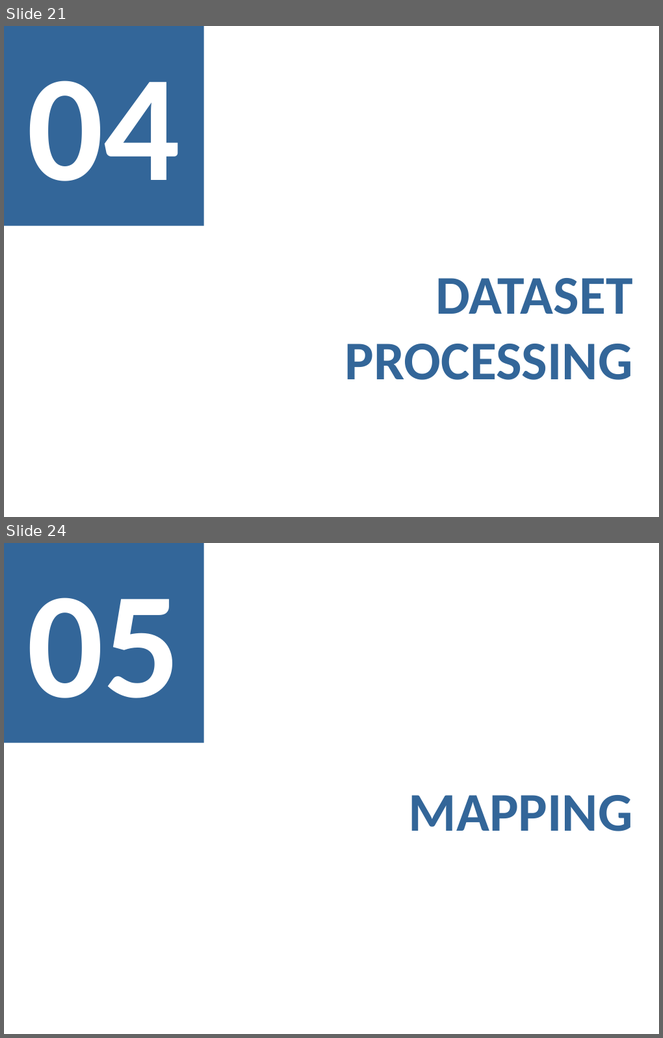
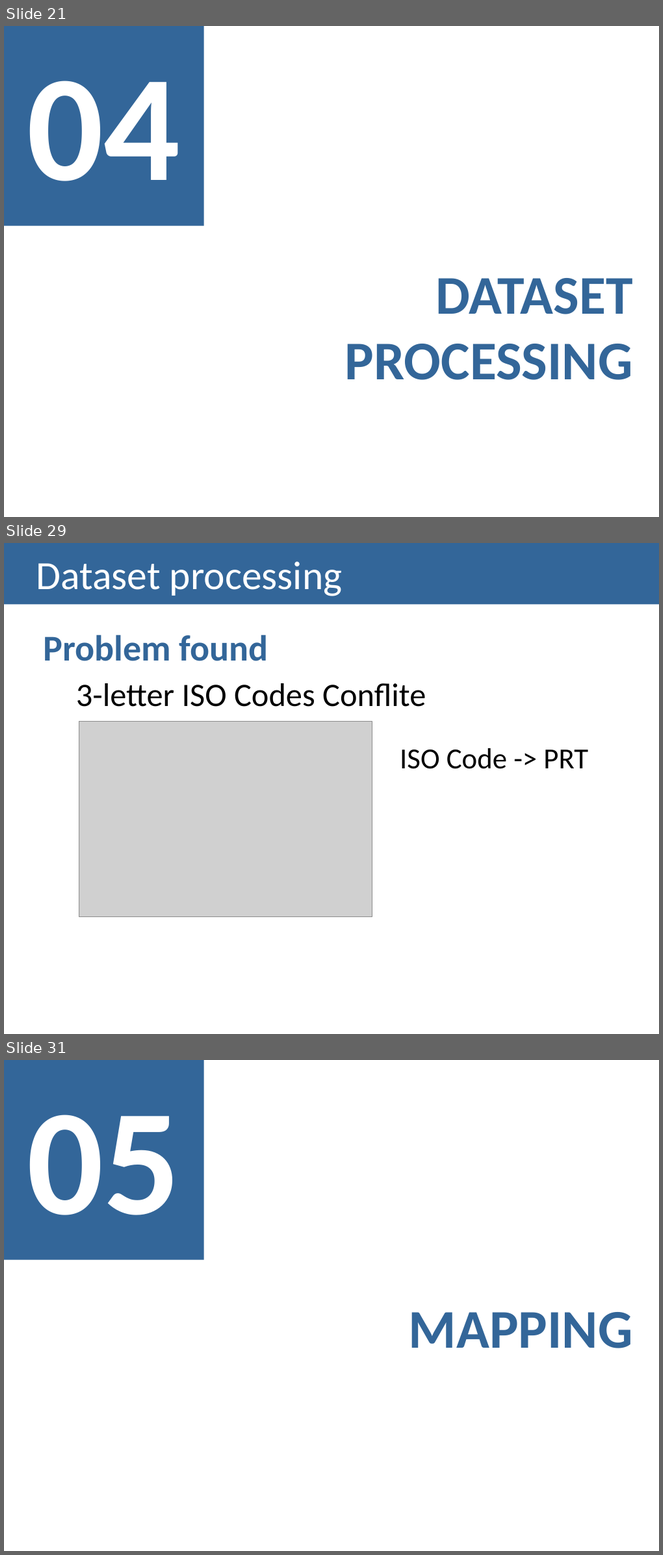
Before and after one commit to carboned4/V_I_2015_1, a slide deck: checkpoint2/G01A - Checkpoint2 Presentation.pptx. Shown one above the other, each under a label of ours: slides 21 and 24 before the commit, slides 21, 29 and 31 after it; the slides between them are not shown. The pictures are 663x1038 and 663x1555 pixels, drawn with LibreOffice and Linux fonts; fonts in the diff are those of the drawing; grey boxes stand for pictures. Boxes give left, top, right and bottom in pixels: in the first picture for what was removed or moved away, otherwise in the second. Text is boxed around its words. In the diff, an @@ line names an element or a change of style, - is before the commit and + after.

```diff
--- a/checkpoint2/G01A - Checkpoint2 Presentation.pptx
+++ b/checkpoint2/G01A - Checkpoint2 Presentation.pptx
@@ slide 29 added at (4,543,659,1034), background #FFFFFF @@
@@ title added at (4,543,659,605), fill #336699, 44 pt, text #FFFFFF @@
+Dataset processing
@@ text added at (43,635,426,707), 36 pt, text #000000 @@
+Problem found
+  3-letter ISO Codes Conflite
@@ picture added at (79,722,372,918) @@
@@ text added at (400,748,588,769), 32 pt, text #000000 @@
+ISO Code -> PRT
@@ what was slide 24 is now slide 31 @@
```
Also in this commit, not shown: 2 slides changed, 8 other slides added, 1 slide removed.
